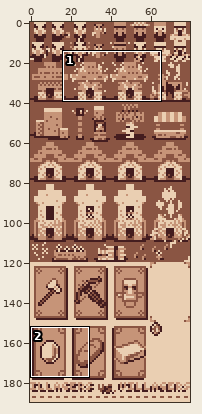
Two states of a sprite sheet, assets/sprite.png. Above, an overview of the earlier version with the close-up marked.
Close-up. Before:
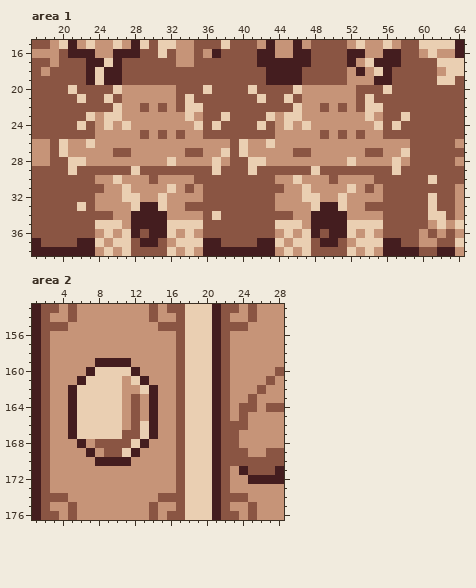
The file is 80x190 pixels. Shown: area 1: x 17..64, y 15..38; area 2: x 1..28, y 153..176. The commit also changed other parts of the picture, which this record leaves out.
Now the later version:
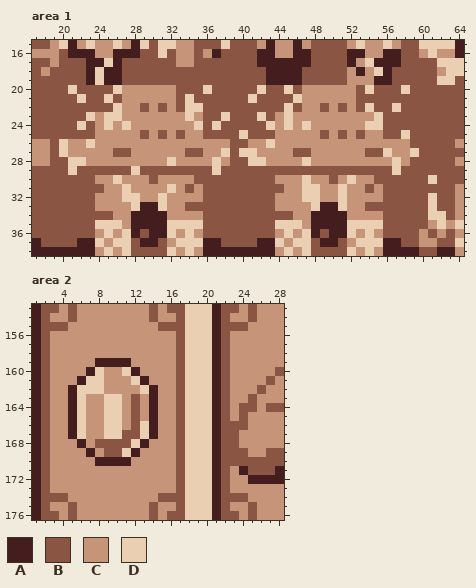
Palette (. is transparent): A #441d1f  B #8a5543  C #c69478  D #eacfb2
Change:
Area 1:
y 20: x 41..42 DB -> BD; x 45..46 BD -> DB; x 54 B -> D; x 56 D -> B; x 58 B -> D
y 21: x 41..42 BD -> DB; x 45..46 DB -> BD; x 54 D -> B
y 22: x 45..46 BD -> DB; x 55 D -> B; x 57 B -> D
y 23: x 42..43 BD -> DB; x 46 D -> C; x 54..55 DC -> CD; x 58 D -> B
y 24: x 42..43 DB -> BD; x 54 C -> D; x 57 D -> B
y 25: x 40 B -> D; x 58 B -> D
y 26: x 40 D -> B
y 27: x 41 C -> D; x 56 C -> D; x 58..59 DB -> CD
y 28: x 47 C -> D; x 52 D -> C
y 29: x 41 D -> B; x 48 D -> B
y 30: x 46..47 DC -> CD; x 52 C -> D
y 31: x 48 C -> D; x 51..52 CD -> DC
y 33: x 22 D -> B
y 34: x 37 D -> B
Area 2:
y 160..162: x 9..10 DD -> CC
y 163..167: x 7..8 DD -> CC
Changed places in both close-ups, as pixel boxes (x1, y1, x2, y2):
changed: (239, 85, 419, 193)
changed: (77, 202, 86, 211)
changed: (212, 211, 221, 220)
changed: (86, 367, 122, 439)
